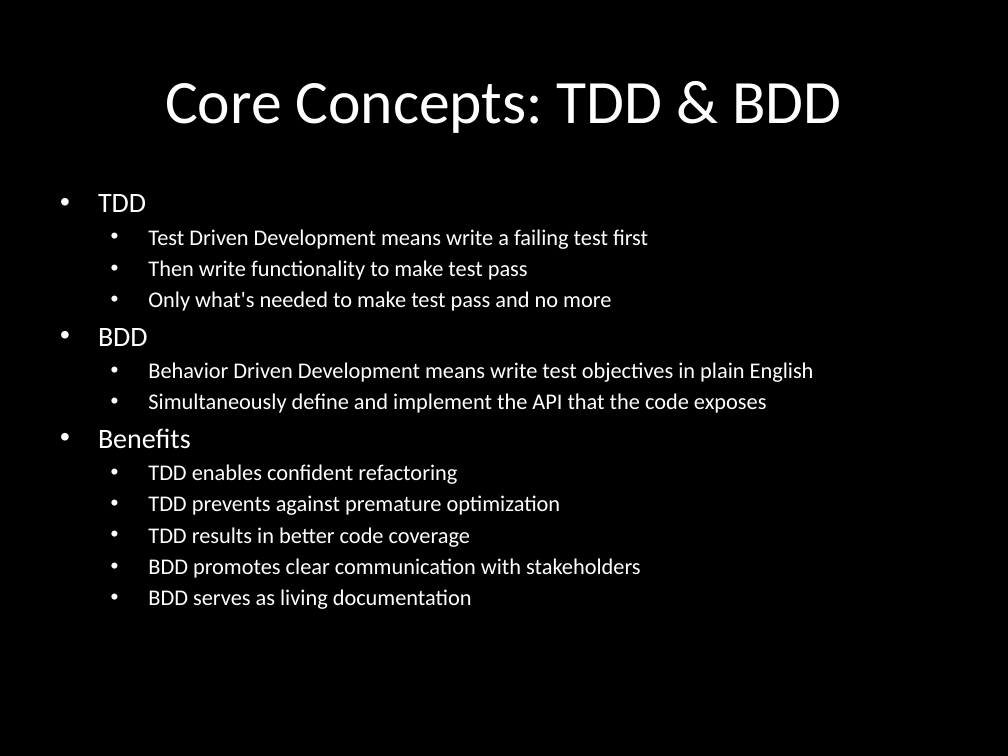
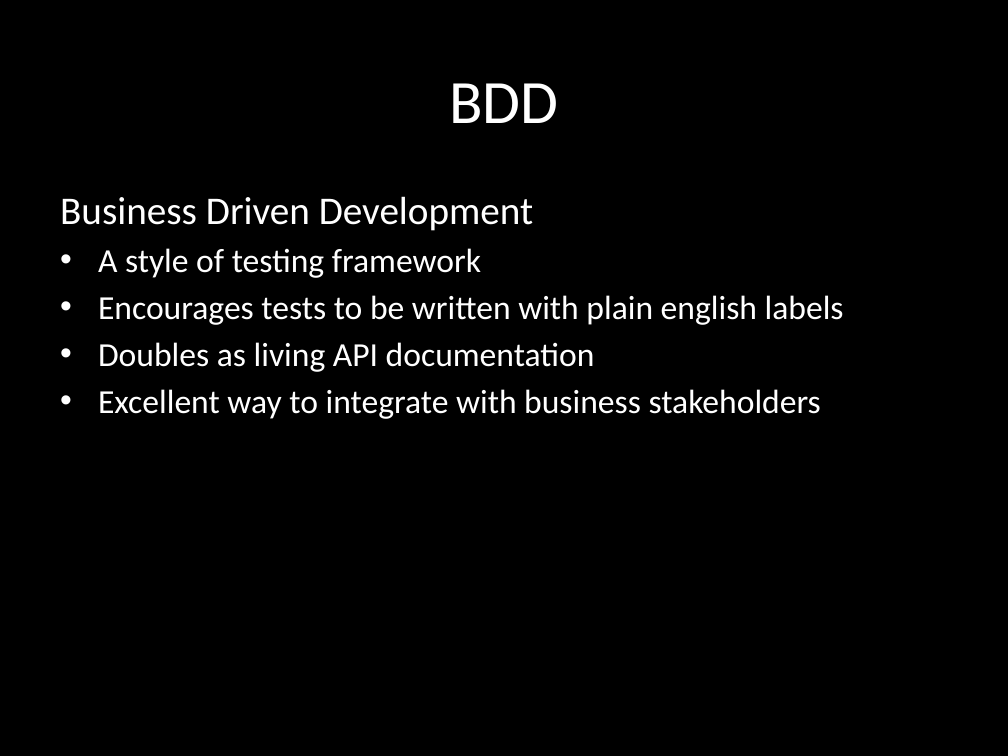
Before and after one commit to eliasjames/training-sqa, a slide deck: slide 28 of slides/TDD Day 1.pptx (slide 10 before the commit). Drawn at 1008x756 pixels with LibreOffice and Linux fonts; fonts in the diff are those of the drawing. Boxes give left, top, right and bottom in pixels: in the first picture for what was removed or moved away, otherwise in the second. Text is boxed around its words. In the diff, an @@ line names an element or a change of style, - is before the commit and + after.

Commit message:
Update slides

```diff
--- a/slides/TDD Day 1.pptx
+++ b/slides/TDD Day 1.pptx
@@ title at bbox=[449, 83, 558, 123]: text changed @@
-Core Concepts: TDD & BDD
+BDD
@@ subtitle at bbox=[60, 196, 844, 419]: text changed; size 16 to 24 pt @@
-• TDD
-  • Test Driven Development means write a failing test first
-  • Then write functionality to make test pass
-  • Only what's needed to make test pass and no more
-• BDD
-  • Behavior Driven Development means write test objectives in plain English
-  • Simultaneously define and implement the API that the code exposes
-• Benefits
-  • TDD enables confident refactoring
-  • TDD prevents against premature optimization
-  • TDD results in better code coverage
-  • BDD promotes clear communication with stakeholders
-  • BDD serves as living documentation
+Business Driven Development
+• A style of testing framework
+• Encourages tests to be written with plain english labels
+• Doubles as living API documentation
+• Excellent way to integrate with business stakeholders
```
Also in this commit, not shown: 6 other slides changed, 21 slides added, 17 slides removed.
